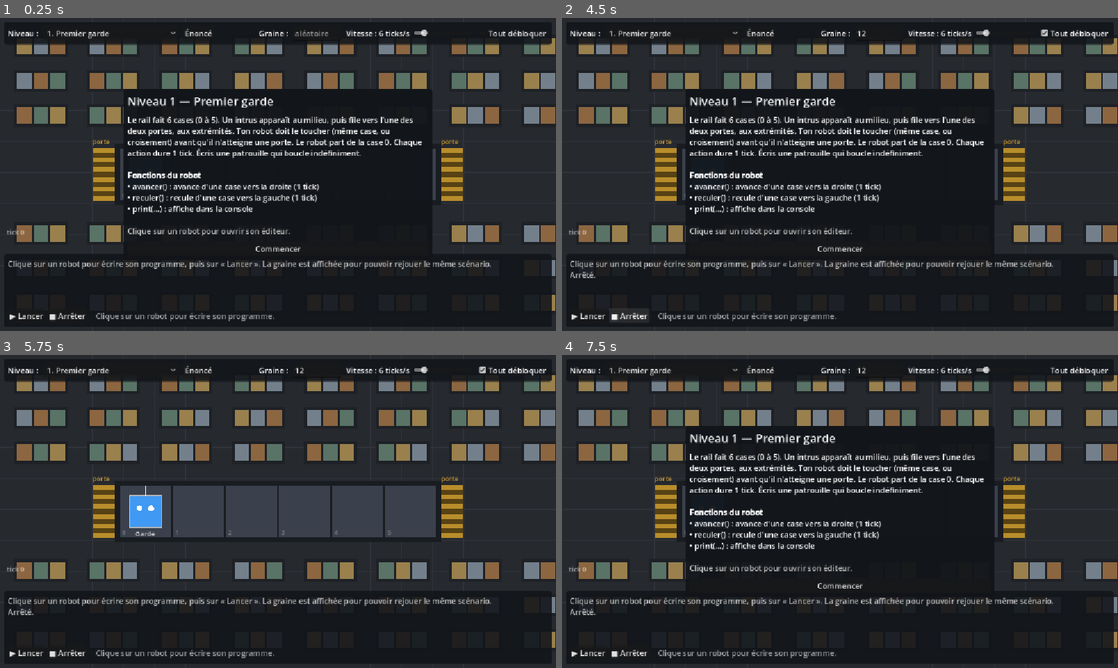
Above: before the commit, frames 1-4 (two rows, left to right).
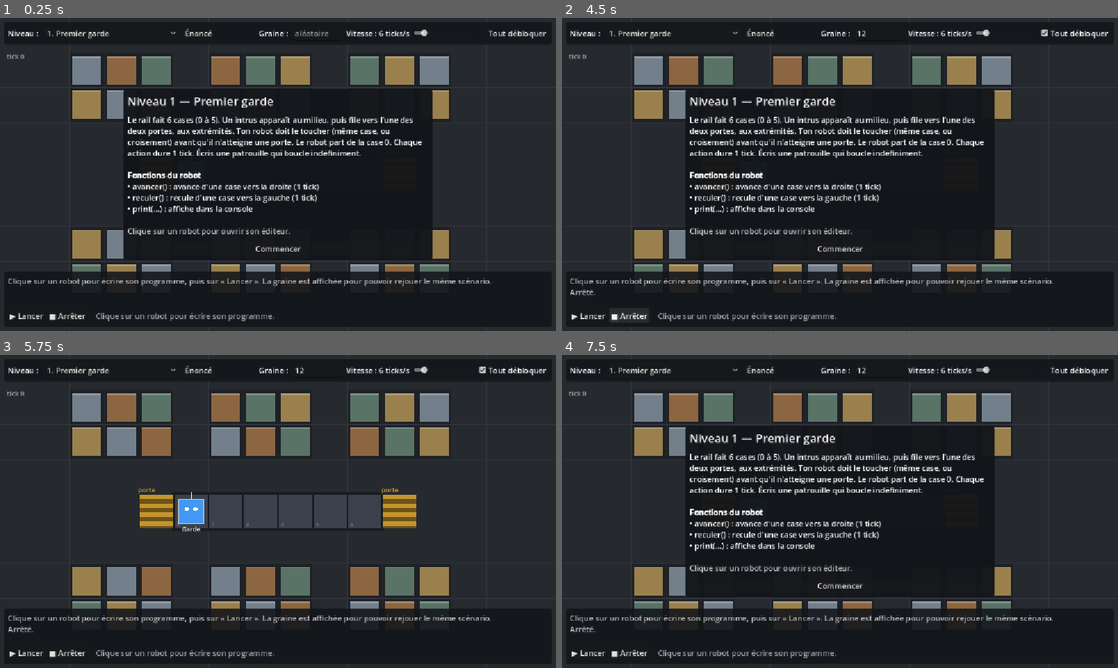
Above: after the commit, the same moments.

Repository: YohanPoirier/jeu_securite
Game: Godot game, scene res://main.tscn
Same seed, same stepped clock (60 frames per second), same inputs: the game is played once before the commit and once after it.
Inputs (mouse positions are in pixels of both pictures, inside the frame that each line leads up to):
- Up to frame 1 (0.25 s): no input
- Up to frame 2 (4.5 s): click (878, 33) at 0.52 s; type "12" at 0.6 s; click "1. Premier garde" at 1.25 s; click "Énoncé" at 2 s; click "Tout débloquer" at 2.75 s; click "▶ Lancer" at 3.5 s; click "■ Arrêter" at 4.25 s
- Up to frame 3 (5.75 s): click "Commencer" at 5 s
- Up to frame 4 (7.5 s): click "1. Premier garde" at 5.75 s; click "Énoncé" at 6.5 s; click "Tout débloquer" at 7.25 s

The runs differ from the first frame. In frame 1, 17% of the frame differs, in the area x 0-100%, y 6-94%; in frame 2, 17%; in frame 3, 32%; in frame 4, 17%.

Commit message:
Entrepôt sur grille de cases, étagères de 3 cases, déplacement avec pause à chaque case
- Rendu entièrement aligné sur une grille (16x9 ou 17x9 cases) : sol, étagères, rail, portes
- Le glissement dure 55 % du tick, puis pause jusqu'au tick suivant
- Panneau d'éditeur : code agrandi, liste des fonctions repliée dessous ; console plus basse
- Purement graphique : la mécanique de jeu (world.gd) est inchangée

Co-Authored-By: Claude Sonnet 5.5 <noreply@anthropic.com>
Claude-Session: https://claude.ai/code/session_01Qn8oNbxsrQNPS2EWgssgFJ

Diff:
--- a/scripts/main.gd
+++ b/scripts/main.gd
@@ -160,7 +160,7 @@
 	console = RichTextLabel.new()
 	console.bbcode_enabled = true
 	console.scroll_following = true
-	console.custom_minimum_size = Vector2(0, 100)
+	console.custom_minimum_size = Vector2(0, 64)
 	bv.add_child(console)
 	var bh := HBoxContainer.new()
 	bv.add_child(bh)
@@ -182,7 +182,7 @@
 	editor_panel.offset_left = -580
 	editor_panel.offset_right = -8
 	editor_panel.offset_top = 64
-	editor_panel.offset_bottom = -190
+	editor_panel.offset_bottom = -140
 	editor_panel.visible = false
 	add_child(editor_panel)
 	var ev := VBoxContainer.new()
@@ -197,14 +197,15 @@
 	b_close.text = "✕"
 	b_close.pressed.connect(_close_editor)
 	eh.add_child(b_close)
-	editor_doc = RichTextLabel.new()
-	editor_doc.bbcode_enabled = true
-	editor_doc.fit_content = true
-	editor_doc.scroll_active = false
-	ev.add_child(editor_doc)
 	editor_holder = VBoxContainer.new()
 	editor_holder.size_flags_vertical = Control.SIZE_EXPAND_FILL
 	ev.add_child(editor_holder)
+	editor_doc = RichTextLabel.new()
+	editor_doc.bbcode_enabled = true
+	editor_doc.scroll_active = true
+	editor_doc.custom_minimum_size = Vector2(0, 84)
+	editor_doc.add_theme_font_size_override("normal_font_size", 12)
+	ev.add_child(editor_doc)
 	var b_reset := Button.new()
 	b_reset.text = "↺ Code de départ"
 	b_reset.pressed.connect(_on_reset_code)
--- a/scripts/rail_view.gd
+++ b/scripts/rail_view.gd
@@ -1,13 +1,23 @@
 extends Control
-## L'entrepôt, en plein écran : sol, étagères, rail, portes, robots et intrus.
-## Les positions sont interpolées entre deux ticks (alpha de 0 à 1).
+## L'entrepôt, en plein écran, entièrement dessiné sur une grille de cases :
+## sol, étagères (3 cases chacune), rail, portes, robots et intrus.
+## Pour l'instant c'est purement graphique : la logique du jeu reste celle du rail (world.gd).
+##
+## Déplacement « au tour par tour » : pendant un tick, l'élément glisse vers sa nouvelle case
+## sur la première partie du tick (MOVE_FRACTION), puis marque une pause jusqu'au tick suivant.
 ## Un clic sur un robot émet robot_clicked(id) : l'interface ouvre alors son éditeur.
 
 signal robot_clicked(id: String)
 
 var world = null
-var alpha := 1.0
+var alpha := 1.0  # avancement dans le tick courant, de 0 à 1
 var hover := -1  # indice du robot survolé
+
+const ROWS := 9
+const RAIL_ROW := 4
+const MOVE_FRACTION := 0.55  # part du tick consacrée au glissement ; le reste est la pause
+const SHELF_ROWS := [1, 2, 6, 7]  # rangées de cases occupées par des étagères
+const SHELF_LEN := 3  # une étagère occupe 3 cases
 
 const C_FLOOR := Color(0.15, 0.16, 0.18)
 const C_TILE := Color(0.19, 0.20, 0.23)
@@ -20,23 +30,39 @@
 const CRATES := [Color(0.55, 0.40, 0.25), Color(0.45, 0.50, 0.55), Color(0.60, 0.50, 0.30), Color(0.35, 0.45, 0.40)]
 
 
-## Géométrie commune au dessin et aux clics : {cell, x0, y}
+## Géométrie de la grille, commune au dessin et aux clics.
+## cols : 16 si le rail a un nombre pair de cases, 17 sinon (rail centré).
+## k : colonne de la première case du rail.
 func _layout() -> Dictionary:
 	var l: int = world.length if world != null else 6
-	var gate := 46.0
-	var cell: float = minf((size.x - 2.0 * (gate + 30.0)) / float(l), 110.0)
-	return {"l": l, "cell": cell, "x0": (size.x - cell * l) / 2.0, "y": size.y * 0.5, "gate": gate}
+	var cols := 16 if l % 2 == 0 else 17
+	var cell: float = minf(size.x / float(cols), size.y / float(ROWS))
+	return {
+		"l": l, "cols": cols, "cell": cell,
+		"x0": (size.x - cell * cols) / 2.0, "y0": (size.y - cell * ROWS) / 2.0,
+		"k": (cols - l) / 2,
+	}
+
+
+func _cell_rect(lay: Dictionary, col: int, row: int) -> Rect2:
+	return Rect2(lay.x0 + col * lay.cell, lay.y0 + row * lay.cell, lay.cell, lay.cell)
+
+
+## Position fluide (en cases) entre l'ancienne et la nouvelle case : glisse puis pause.
+func _smooth(prev: int, pos: int) -> float:
+	var u := clampf(alpha / MOVE_FRACTION, 0.0, 1.0)
+	u = u * u * (3.0 - 2.0 * u)  # départ et arrivée en douceur
+	return lerpf(float(prev), float(pos), u)
 
 
 func _robot_center(lay: Dictionary, rb: Dictionary) -> Vector2:
-	var rp: float = lerpf(float(rb.prev), float(rb.pos), alpha)
-	return Vector2(lay.x0 + (rp + 0.5) * lay.cell, lay.y)
+	var col: float = lay.k + _smooth(rb.prev, rb.pos)
+	return Vector2(lay.x0 + (col + 0.5) * lay.cell, lay.y0 + (RAIL_ROW + 0.5) * lay.cell)
 
 
 func _robot_rect(lay: Dictionary, rb: Dictionary) -> Rect2:
-	var s: float = lay.cell * 0.6
-	var c := _robot_center(lay, rb)
-	return Rect2(c - Vector2(s, s) / 2.0, Vector2(s, s))
+	var s: float = lay.cell * 0.7
+	return Rect2(_robot_center(lay, rb) - Vector2(s, s) / 2.0, Vector2(s, s))
 
 
 func _gui_input(event: InputEvent) -> void:
@@ -46,7 +72,7 @@
 	if event is InputEventMouseMotion:
 		var h := -1
 		for i in world.robots.size():
-			if _robot_rect(lay, world.robots[i]).grow(8.0).has_point(event.position):
+			if _robot_rect(lay, world.robots[i]).grow(6.0).has_point(event.position):
 				h = i
 		if h != hover:
 			hover = h
@@ -54,7 +80,7 @@
 			queue_redraw()
 	elif event is InputEventMouseButton and event.pressed and event.button_index == MOUSE_BUTTON_LEFT:
 		for i in world.robots.size():
-			if _robot_rect(lay, world.robots[i]).grow(8.0).has_point(event.position):
+			if _robot_rect(lay, world.robots[i]).grow(6.0).has_point(event.position):
 				robot_clicked.emit(world.robots[i].id)
 				return
 
@@ -63,39 +89,39 @@
 	var font := ThemeDB.fallback_font
 	var lay := _layout()
 	var l: int = lay.l
+	var cols: int = lay.cols
 	var cell: float = lay.cell
-	var x0: float = lay.x0
-	var y: float = lay.y
-	# sol carrelé
+	var k: int = lay.k
+	# sol carrelé : une dalle par case de la grille (le sol déborde de la grille jusqu'aux bords)
 	draw_rect(Rect2(Vector2.ZERO, size), C_FLOOR)
-	var t := 64.0
-	var gx := 0.0
+	var gx: float = fmod(lay.x0, cell) - cell
 	while gx < size.x:
 		draw_line(Vector2(gx, 0), Vector2(gx, size.y), C_TILE, 1.0)
-		gx += t
-	var gy := 0.0
+		gx += cell
+	var gy: float = fmod(lay.y0, cell) - cell
 	while gy < size.y:
 		draw_line(Vector2(0, gy), Vector2(size.x, gy), C_TILE, 1.0)
-		gy += t
-	_draw_shelves(y - cell * 0.9, -1)
-	_draw_shelves(y + cell * 0.9, 1)
-	# rail
-	draw_rect(Rect2(x0 - 8.0, y - cell / 2.0 - 8.0, cell * l + 16.0, cell + 16.0), C_RAIL)
+		gy += cell
+	_draw_shelves(lay)
+	# rail : une case par case de la grille
+	var rail_bg: Rect2 = _cell_rect(lay, k, RAIL_ROW)
+	draw_rect(Rect2(rail_bg.position - Vector2(4, 4), Vector2(cell * l + 8.0, cell + 8.0)), C_RAIL)
 	for i in l:
-		var r := Rect2(x0 + i * cell + 2.0, y - cell / 2.0 + 2.0, cell - 4.0, cell - 4.0)
+		var r := _cell_rect(lay, k + i, RAIL_ROW).grow(-2.0)
 		draw_rect(r, C_CELL)
-		draw_string(font, Vector2(r.position.x + 5.0, r.position.y + r.size.y - 5.0), str(i),
-			HORIZONTAL_ALIGNMENT_LEFT, -1, 12, Color(1, 1, 1, 0.35))
-	# portes (dans le mur, aux deux extrémités)
-	for side in [0, 1]:
-		var gxr: float = x0 - lay.gate - 8.0 if side == 0 else x0 + cell * l + 8.0
-		var gr := Rect2(gxr, y - cell / 2.0, lay.gate, cell)
-		draw_rect(gr, C_DOOR.darkened(0.45))
-		var k := 0.0
-		while k < cell:
-			draw_rect(Rect2(gr.position.x, gr.position.y + k, lay.gate, 10.0), C_DOOR.darkened(0.15) if int(k / 10.0) % 2 == 0 else C_DOOR.darkened(0.6))
-			k += 10.0
-		draw_string(font, Vector2(gr.position.x, gr.position.y - 8.0), "porte", HORIZONTAL_ALIGNMENT_LEFT, -1, 13, C_DOOR)
+		draw_string(font, Vector2(r.position.x + 4.0, r.end.y - 4.0), str(i),
+			HORIZONTAL_ALIGNMENT_LEFT, -1, 11, Color(1, 1, 1, 0.35))
+	# portes : une case à chaque extrémité du rail
+	for gc in [k - 1, k + l]:
+		var gr := _cell_rect(lay, gc, RAIL_ROW).grow(-2.0)
+		draw_rect(gr, C_DOOR.darkened(0.5))
+		var s := 0.0
+		while s < gr.size.y:
+			if int(s / 9.0) % 2 == 0:
+				draw_rect(Rect2(gr.position.x, gr.position.y + s, gr.size.x, minf(9.0, gr.size.y - s)), C_DOOR.darkened(0.1))
+			s += 9.0
+		draw_string(font, Vector2(gr.position.x - 4.0, gr.position.y - 6.0), "porte",
+			HORIZONTAL_ALIGNMENT_LEFT, -1, 13, C_DOOR)
 	if world == null:
 		return
 	# intrus
@@ -104,13 +130,13 @@
 			continue
 		var p: float = float(it.pos)
 		if it.state == "actif":
-			p = lerpf(float(it.prev), float(it.pos), alpha)
-		var c := Vector2(x0 + (p + 0.5) * cell, y)
+			p = _smooth(it.prev, it.pos)
+		var c := Vector2(lay.x0 + (k + p + 0.5) * cell, lay.y0 + (RAIL_ROW + 0.5) * cell)
 		if it.state == "arrete":
-			draw_circle(c, cell * 0.22, C_CAUGHT)
+			draw_circle(c, cell * 0.26, C_CAUGHT)
 			draw_string(font, c + Vector2(-5, 6), "✓", HORIZONTAL_ALIGNMENT_LEFT, -1, 16, Color.BLACK)
 		else:
-			draw_circle(c, cell * 0.22, C_INTRUDER)
+			draw_circle(c, cell * 0.26, C_INTRUDER)
 			draw_string(font, c + Vector2(-4, 6), "!", HORIZONTAL_ALIGNMENT_LEFT, -1, 16, Color.WHITE)
 	# robots
 	for i in world.robots.size():
@@ -122,32 +148,27 @@
 		draw_circle(c2 + Vector2(-rr.size.x * 0.18, -rr.size.y * 0.1), rr.size.x * 0.09, Color.WHITE)
 		draw_circle(c2 + Vector2(rr.size.x * 0.18, -rr.size.y * 0.1), rr.size.x * 0.09, Color.WHITE)
 		draw_line(c2 + Vector2(0, -rr.size.y * 0.5), c2 + Vector2(0, -rr.size.y * 0.8), Color.WHITE, 2.0)
-		draw_string(font, Vector2(rr.position.x - 10.0, rr.end.y + 18.0), String(rb.nom),
-			HORIZONTAL_ALIGNMENT_CENTER, rr.size.x + 20.0, 14, Color(1, 1, 1, 0.9))
+		draw_string(font, Vector2(rr.position.x - 10.0, rr.end.y + 16.0), String(rb.nom),
+			HORIZONTAL_ALIGNMENT_CENTER, rr.size.x + 20.0, 13, Color(1, 1, 1, 0.9))
 		if i == hover:
-			draw_string(font, Vector2(rr.position.x - 40.0, rr.position.y - 22.0), "clic : programmer",
+			draw_string(font, Vector2(rr.position.x - 40.0, rr.position.y - 20.0), "clic : programmer",
 				HORIZONTAL_ALIGNMENT_CENTER, rr.size.x + 80.0, 13, Color(1, 1, 1, 0.9))
-	draw_string(font, Vector2(14, size.y - 200), "tick %d" % world.tick_n, HORIZONTAL_ALIGNMENT_LEFT, -1, 14, Color(1, 1, 1, 0.55))
+	draw_string(font, Vector2(14, 84), "tick %d" % world.tick_n, HORIZONTAL_ALIGNMENT_LEFT, -1, 14, Color(1, 1, 1, 0.55))
 
 
-## Rangées d'étagères avec des caisses, au-dessus (dir = -1) ou au-dessous (dir = 1) du rail.
-func _draw_shelves(edge_y: float, dir: int) -> void:
-	var sh := 46.0
-	var row := 0
-	var yy := edge_y
-	while row < 3:
-		var top: float = yy - sh if dir < 0 else yy
-		if top < -sh or top > size.y:
-			break
-		var xx := 30.0
-		var i := 0
-		while xx < size.x - 70.0:
-			var w := 110.0
-			draw_rect(Rect2(xx, top, w, sh), Color(0.12, 0.13, 0.15))
-			for j in 3:
-				var col: Color = CRATES[(i * 7 + j * 3 + row * 5) % CRATES.size()]
-				draw_rect(Rect2(xx + 6.0 + j * 34.0, top + 6.0, 30.0, sh - 12.0), col)
-			xx += w + 40.0
-			i += 1
-		yy += dir * (sh + 26.0)
-		row += 1
+## Étagères : unités de 3 cases de long, 1 case de large, alignées sur la grille.
+func _draw_shelves(lay: Dictionary) -> void:
+	var cols: int = lay.cols
+	var usable := cols - 2
+	var n := (usable + 1) / (SHELF_LEN + 1)
+	var used := n * (SHELF_LEN + 1) - 1
+	var start := 1 + (usable - used) / 2
+	for row in SHELF_ROWS:
+		for u in n:
+			var c0: int = start + u * (SHELF_LEN + 1)
+			for j in SHELF_LEN:
+				var r := _cell_rect(lay, c0 + j, row)
+				draw_rect(r.grow(-1.0), Color(0.12, 0.13, 0.15))
+				var col: Color = CRATES[(u * 7 + j * 3 + row * 5) % CRATES.size()]
+				draw_rect(r.grow(-6.0), col)
+				draw_rect(Rect2(r.position.x + 6.0, r.position.y + 6.0, r.size.x - 12.0, 4.0), col.lightened(0.2))
